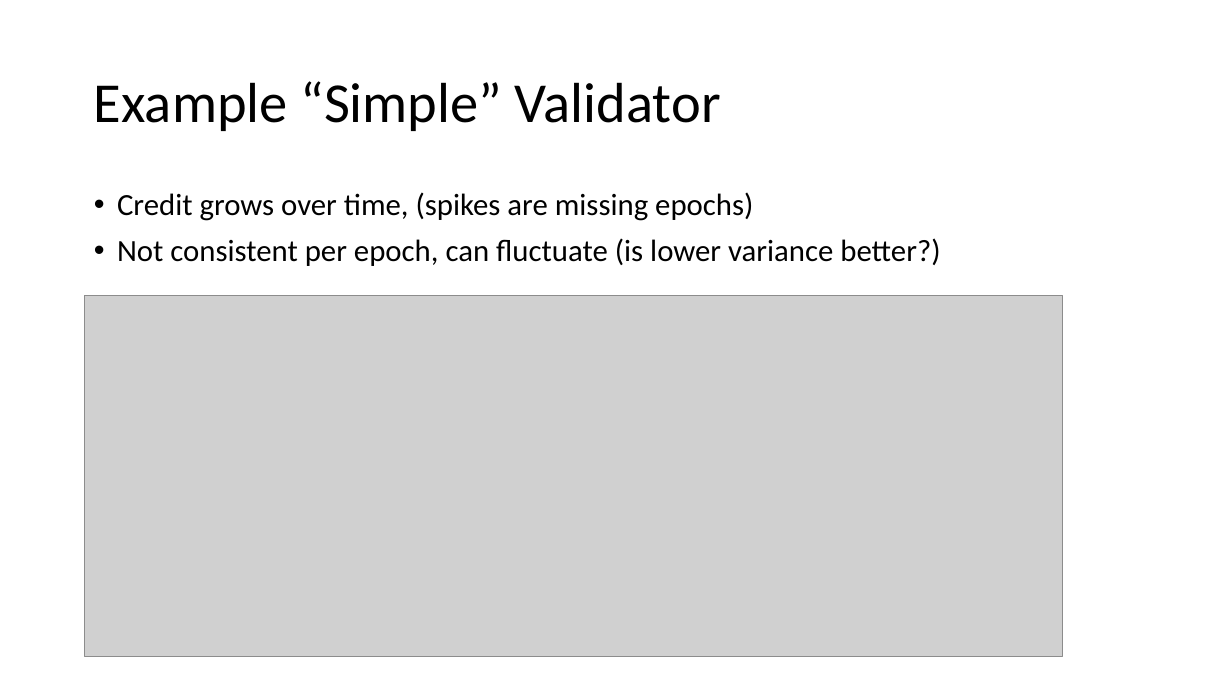
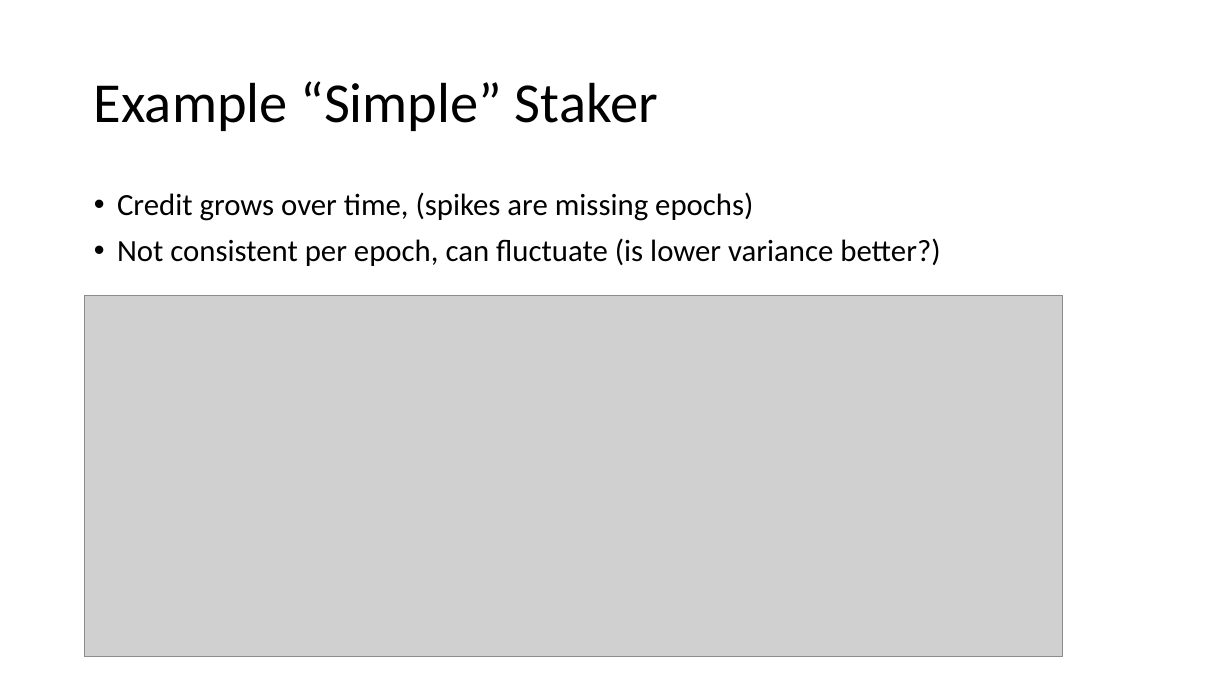
Before and after one commit to fsc-data-science/sol-validator-score, a slide deck: slide 9 of 20230509_draftreview.pptx. Drawn at 1232x693 pixels with LibreOffice and Linux fonts; fonts in the diff are those of the drawing; grey boxes stand for pictures. Boxes give left, top, right and bottom in pixels: in the first picture for what was removed or moved away, otherwise in the second. Text is boxed around its words. In the diff, an @@ line names an element or a change of style, - is before the commit and + after.

```diff
--- a/20230509_draftreview.pptx
+++ b/20230509_draftreview.pptx
@@ title at bbox=[94, 81, 658, 131]: text changed @@
-Example “Simple” Validator
+Example “Simple” Staker
```
Also in this commit, not shown: 5 other slides changed, 3 slides added, 4 other files.
